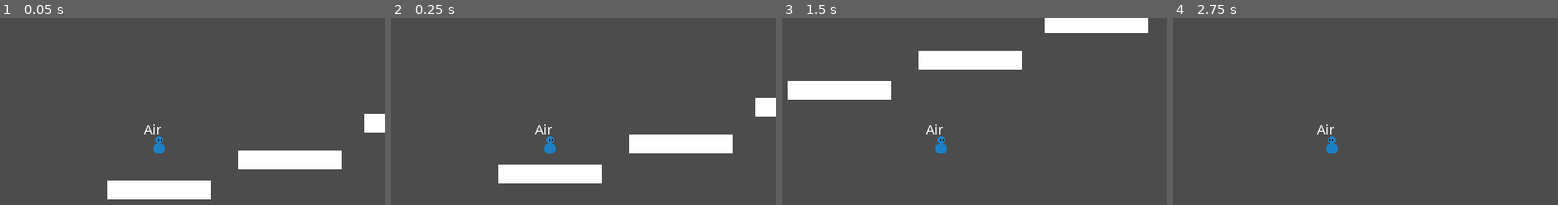
Above: before the commit, frames 1-4 (left to right).
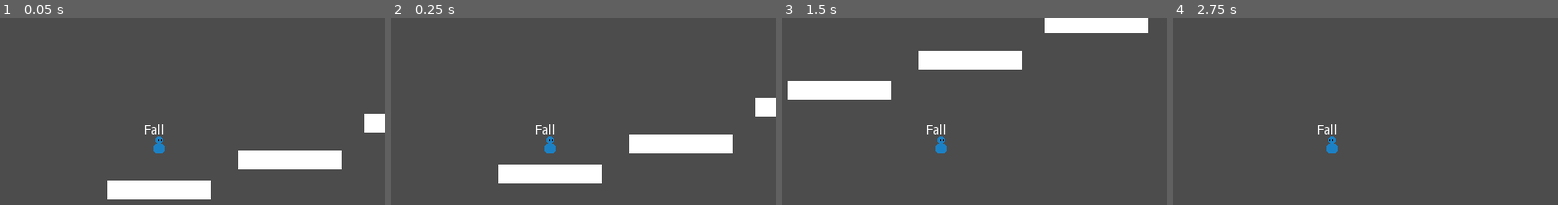
Above: after the commit, the same moments.

Repository: VuurMos/godot-3.5-platformer-character-controller
Game: Godot game, scene res://Game.tscn
The game is run twice, just before and just after one commit, with the same random seed, the same clock (stepped at 60 frames per second) and the same inputs.
Inputs:
- Up to frame 1 (0.05 s): no input
- Up to frame 2 (0.25 s): no input
- Up to frame 3 (1.5 s): hold Space (jump) 0.53-1.28 s; hold Right (right) from 0.53 s (still down); tap Space (jump) at 1.35 s
- Up to frame 4 (2.75 s): tap Space (jump) at 1.52, 1.82 s; tap Enter at 2 s; release Right (right) at 2.03 s; hold Left (left) from 2.03 s (still down); hold Space (jump) from 2.03 s (still down)

The runs differ from the first frame. In frame 1, 0.2% of the frame differs, in the area x 37-43%, y 56-63%; in frame 2, 0.2%; in frame 3, 0.2%; in frame 4, 0.2%.

Commit message:
Separated air state into jump and fall states

Diff:
--- a/platformer-controller/player/PlatformController.tscn
+++ b/platformer-controller/player/PlatformController.tscn
@@ -1,12 +1,13 @@
-[gd_scene load_steps=9 format=2]
+[gd_scene load_steps=10 format=2]
 
 [ext_resource path="res://player/platform-controller.gd" type="Script" id=1]
 [ext_resource path="res://player/player_base_sprite.png" type="Texture" id=2]
 [ext_resource path="res://player/player-state-machine.gd" type="Script" id=3]
 [ext_resource path="res://player/player-idle-state.gd" type="Script" id=4]
-[ext_resource path="res://player/player-air-state.gd" type="Script" id=5]
+[ext_resource path="res://player/player-jump-state.gd" type="Script" id=5]
 [ext_resource path="res://player/player-move-state.gd" type="Script" id=6]
 [ext_resource path="res://player/state-label.gd" type="Script" id=7]
+[ext_resource path="res://player/player-fall-state.gd" type="Script" id=8]
 
 [sub_resource type="CapsuleShape2D" id=1]
 radius = 6.0
@@ -49,5 +50,8 @@
 [node name="Move" type="Node" parent="StateMachine"]
 script = ExtResource( 6 )
 
-[node name="Air" type="Node" parent="StateMachine"]
+[node name="Jump" type="Node" parent="StateMachine"]
 script = ExtResource( 5 )
+
+[node name="Fall" type="Node" parent="StateMachine"]
+script = ExtResource( 8 )
--- a/platformer-controller/player/player-air-state.gd
+++ b/platformer-controller/player/player-fall-state.gd
@@ -1,17 +1,14 @@
-# Air State
+# Fall State
 extends PlayerState
 
 func enter(msg := {}) -> void:
-	# Jump if entering air state from jump input
-	if msg.has("jump"):
-		player.add_jump_force()
-	else:
-		player.coyote_timer.start()
+	# Start coyote time
+	player.coyote_timer.start()
 
 func update(delta: float) -> void:
 	# Coyote jump check
 	if !player.jump_buffer.is_stopped() and !player.coyote_timer.is_stopped():
-		player.add_jump_force()
+		state_machine.transition_to("Jump")
 
 	# Player air movement
 	if is_zero_approx(player.input_direction):
--- a/platformer-controller/player/player-idle-state.gd
+++ b/platformer-controller/player/player-idle-state.gd
@@ -5,14 +5,14 @@
 	player.velocity = Vector2.ZERO
 
 func update(delta: float) -> void:
-	# If the player is not grounded, transition to the air state
+	# If the player is not grounded, transition to the fall state
 	if !player.is_on_floor():
-		state_machine.transition_to("Air")
+		state_machine.transition_to("Fall")
 		return
 
-	# If the conditions for jump are valid, transition to the air state (jump)
+	# If the conditions for jump are valid, transition to the jump state
 	if !player.jump_buffer.is_stopped():
-		state_machine.transition_to("Air", {jump = true})
+		state_machine.transition_to("Jump", {jump = true})
 
 	# If player direction input or x velocity != 0, transition to the move state
 	if !is_zero_approx(player.input_direction) or !is_zero_approx(player.velocity.x):
--- /dev/null
+++ b/platformer-controller/player/player-jump-state.gd
@@ -0,0 +1,34 @@
+# Air State
+extends PlayerState
+
+func enter(msg := {}) -> void:
+	#Add initial jump force
+	player.add_jump_force()
+
+
+func update(delta: float) -> void:
+	# Coyote jump check
+	if !player.jump_buffer.is_stopped() and !player.coyote_timer.is_stopped():
+		player.add_jump_force()
+
+	# Player air movement
+	if is_zero_approx(player.input_direction):
+		if !is_zero_approx(player.velocity.x):
+			player.apply_friction(player.friction * delta)
+	else:
+		player.apply_acceleration(player.input_direction * player.acceleration * delta)
+		player.check_direction_facing()
+
+	player.apply_gravity()
+	player.apply_movement()
+
+	# If y velocity becomes positive, transition to fall state
+	if player.velocity.y > 0:
+		state_machine.transition_to("Fall")
+
+	# If grounded, transition to move or idle states
+	if player.is_on_floor():
+		if is_zero_approx(player.velocity.x):
+			state_machine.transition_to("Idle")
+		else:
+			state_machine.transition_to("Move")
--- a/platformer-controller/player/player-move-state.gd
+++ b/platformer-controller/player/player-move-state.gd
@@ -16,14 +16,14 @@
 	player.apply_gravity()
 	player.apply_movement()
 
-	# If the player is not grounded, transition to the air state
+	# If the player is not grounded, transition to the fall state
 	if !player.is_on_floor():
-		state_machine.transition_to("Air")
+		state_machine.transition_to("Fall")
 		return
 
-	# If the conditions for jump are valid, transition to the air state (jump)
+	# If the conditions for jump are valid, transition to the jump state
 	if !player.jump_buffer.is_stopped():
-		state_machine.transition_to("Air", {jump = true})
+		state_machine.transition_to("Jump")
 
 	# If player x velocity == 0, transition to the idle state
 	if is_zero_approx(player.velocity.x):
